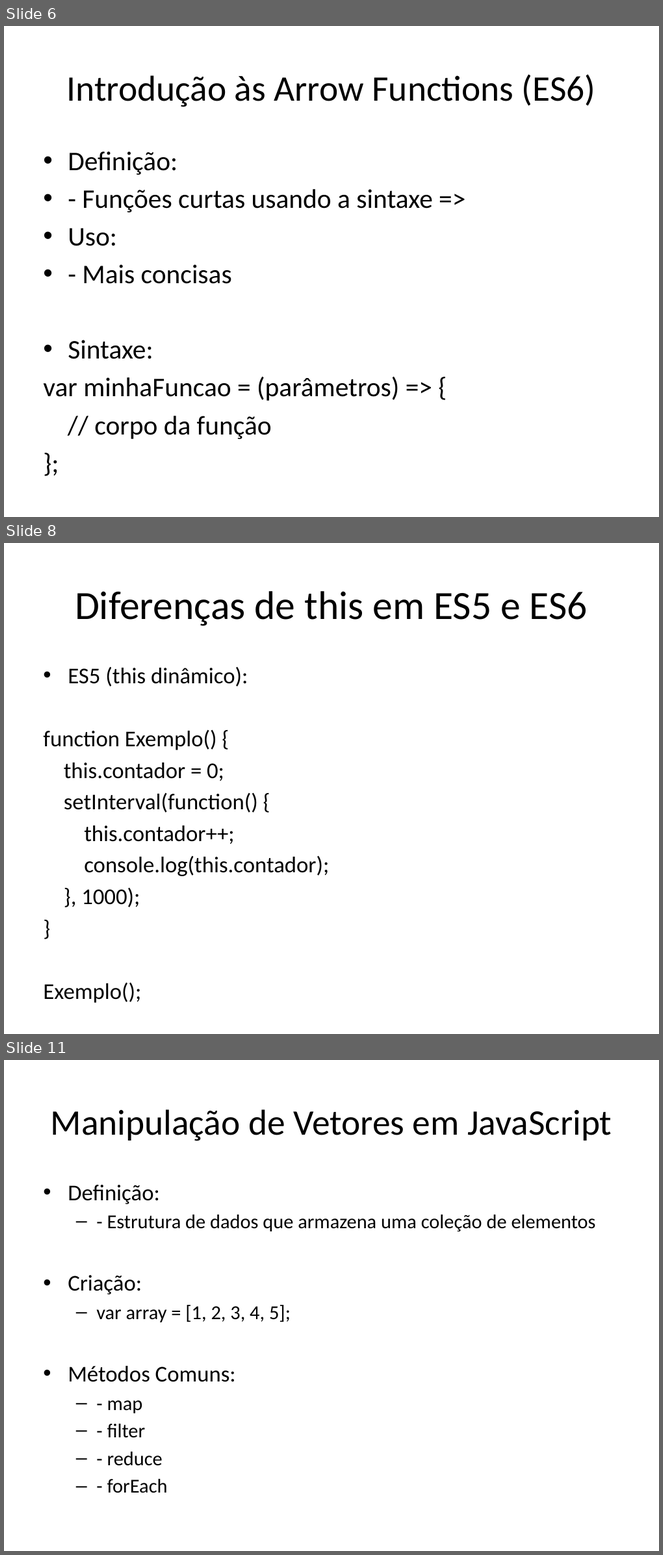
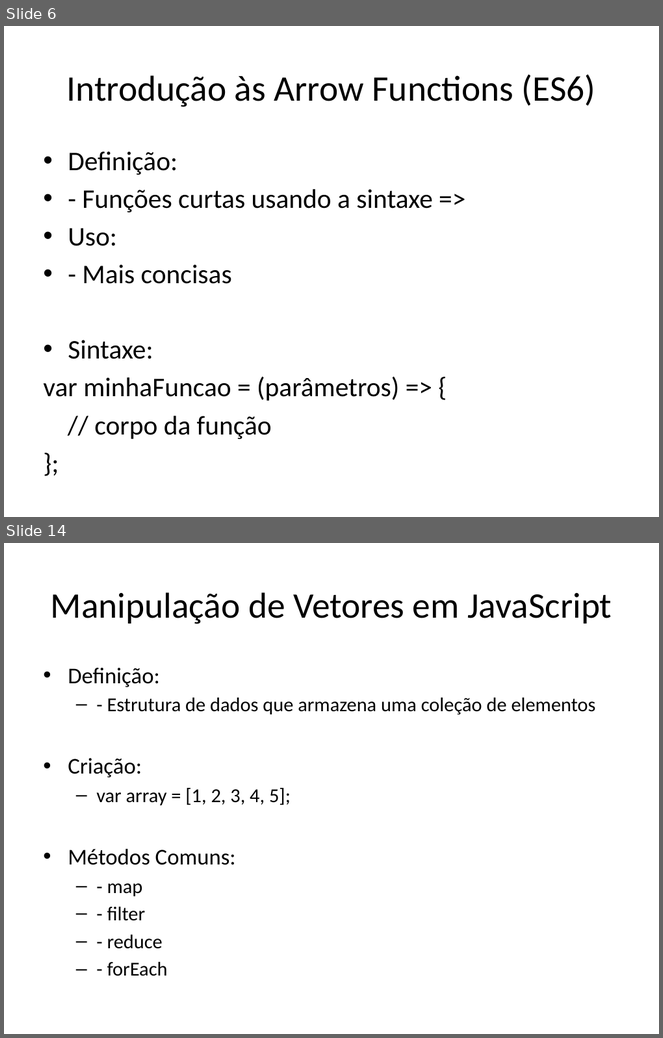
Before and after one commit to dfpires/progcomp2-2024a, a slide deck: ES5e6.pptx. Shown one above the other, each under a label of ours: slides 6, 8 and 11 before the commit, slides 6 and 14 after it; the slides between them are not shown. The pictures are 663x1555 and 663x1038 pixels, drawn with LibreOffice and Linux fonts; fonts in the diff are those of the drawing. Boxes give left, top, right and bottom in pixels: in the first picture for what was removed or moved away, otherwise in the second. Text is boxed around its words. In the diff, an @@ line names an element or a change of style, - is before the commit and + after.

```diff
--- a/ES5e6.pptx
+++ b/ES5e6.pptx
@@ slide 8 removed at (4,543,659,1034), background #FFFFFF @@
@@ title removed at (75,591,588,626) @@
-Diferenças de this em ES5 e ES6
@@ text removed at (43,667,329,908) @@
-• ES5 (this dinâmico):
-function Exemplo() {
-this.contador = 0;
-setInterval(function() {
-this.contador++;
-console.log(this.contador);
-}, 1000);
-}
-Exemplo();
@@ what was slide 11 is now slide 14 @@
```
Also in this commit, not shown: 2 slides changed, 11 slides added, 1 other slide removed.
